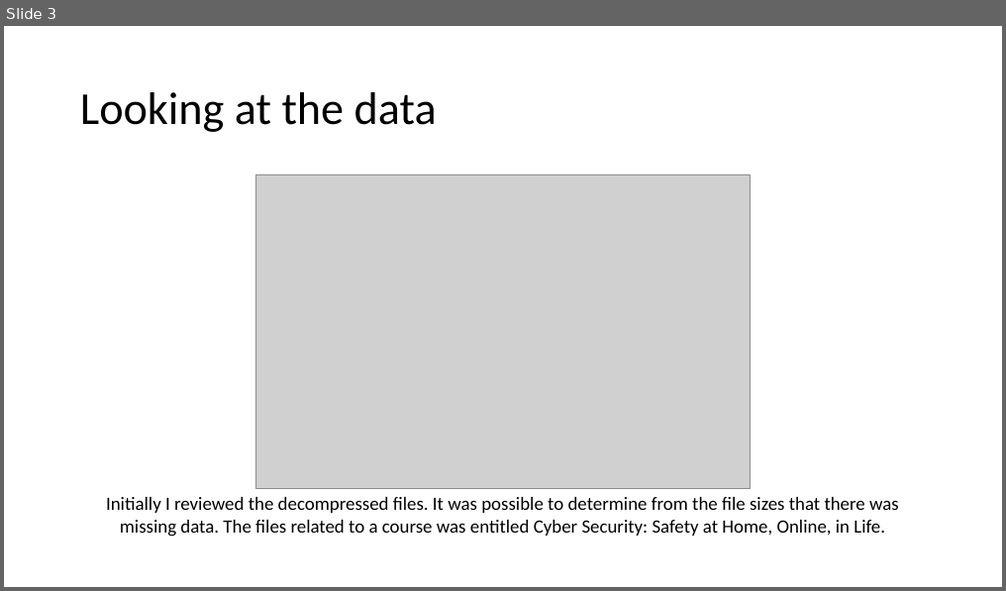
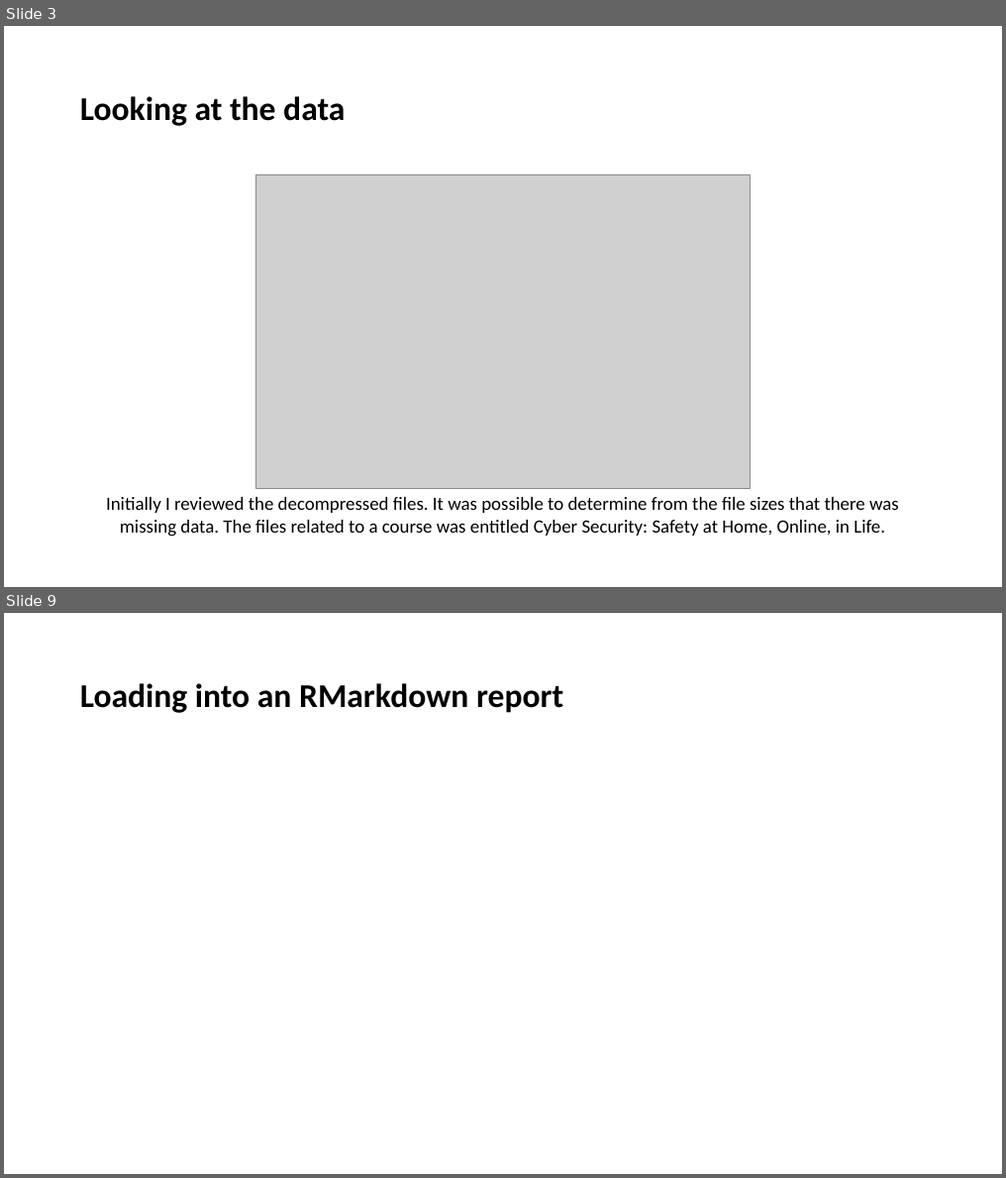
Before and after one commit to IssyMiddleton/CSC8631-Data-Management-Exploratory-Analysis, a slide deck: Exploratory_Analysis/reports/Overview-Presentation.pptx. Shown one above the other, each under a label of ours: slide 3 before the commit, slides 3 and 9 after it; the slides between them are not shown. The pictures are 1006x591 and 1006x1178 pixels, drawn with LibreOffice and Linux fonts; fonts in the diff are those of the drawing; grey boxes stand for pictures. Boxes give left, top, right and bottom in pixels: in the first picture for what was removed or moved away, otherwise in the second. Text is boxed around its words. In the diff, an @@ line names an element or a change of style, - is before the commit and + after.

Commit message:
Updating RMarkdown Report and Presentation

```diff
--- a/Exploratory_Analysis/reports/Overview-Presentation.pptx
+++ b/Exploratory_Analysis/reports/Overview-Presentation.pptx
@@ slide 9 added at <box>4,613,1002,1174</box>, background #FFFFFF @@
@@ title added at <box>80,683,563,713</box>, 32 pt, text #000000, bold @@
+Loading into an RMarkdown report
@@ slide 3 changed as well @@
@@ title "Looking at the data" at <box>80,96,345,126</box>: size 44 to 32 pt, bold on @@
```
Also in this commit, not shown: 3 other slides changed, 4 other slides added, 7 other files.
